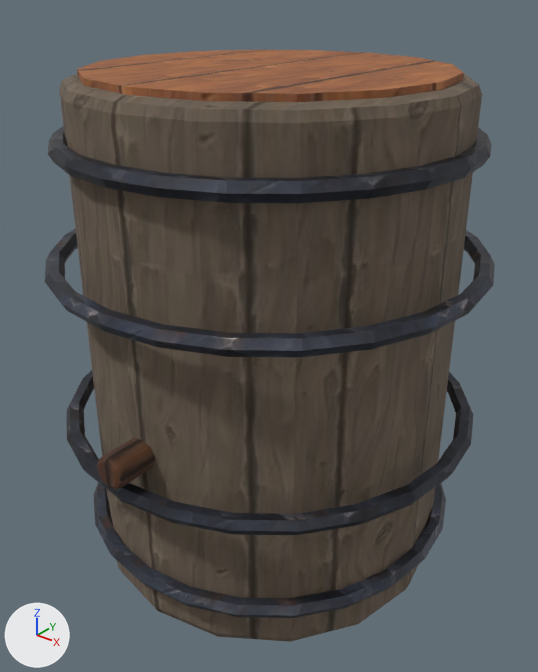
An edit to the glTF model assets/models/build/barrel__plank_mushroom.glb, drawn before and after from the same camera.
Before and after are seen from a camera (50 mm lens) standing at (0.781, -0.978, 1.042) and looking at (0.018, -0.024, 0.45). Every picture has the same lights, and +X, +Y and +Z are marked at lower left. The first picture is the older version. Vertices at exactly the same position are counted once.

The first picture shows 'model'.
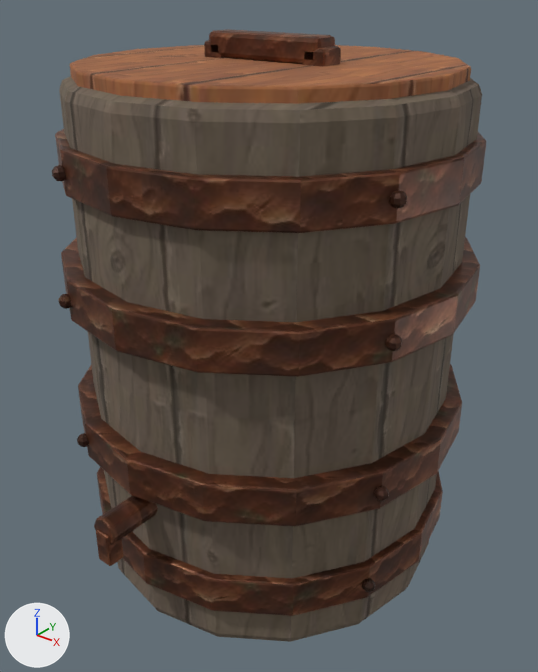
Boxes [x1, y1, x2, y2] around the edits, measured in the pictures (538 x 672 px):
'model', reshaped: before [45, 50, 495, 642]; after [52, 29, 486, 642]
part 1 of me_cylinder_002, added: after [362, 578, 375, 592]
part 2 of me_cylinder_002, added: after [374, 486, 389, 501]
part 3 of me_cylinder_002, added: after [77, 433, 89, 447]
part 4 of me_cylinder_002, added: after [386, 334, 402, 351]
part 5 of me_cylinder_002, added: after [58, 294, 71, 309]
part 6 of me_cylinder_002, added: after [389, 190, 407, 209]
part 7 of me_cylinder_002, added: after [52, 165, 66, 181]
part 8 of me_cylinder_002, rebuilt: before [67, 370, 473, 535]; after [78, 364, 462, 526]
part 9 of me_cylinder_002, rebuilt (7% narrower, 8% taller): before [45, 228, 495, 357]; after [61, 237, 480, 377]
part 10 of me_cylinder_002, rebuilt (35% taller): before [48, 126, 492, 203]; after [55, 129, 486, 233]
part 11 of me_cylinder_002, rebuilt (9% taller): before [94, 482, 446, 618]; after [97, 467, 443, 616]
part 12 of me_cylinder_002, rebuilt (13% taller): before [77, 50, 464, 102]; after [70, 45, 471, 104]
part 13 of me_cylinder_002, added (brown): after [94, 496, 158, 545]
part 14 of me_cylinder_002, added (brown): after [96, 530, 123, 566]
part 15 of me_cylinder_002, added (brown): after [209, 29, 335, 64]
part 16 of me_cylinder_002, added (mostly hidden): after [204, 40, 224, 58]
part 17 of me_cylinder_002, added (brown): after [303, 46, 341, 66]
part 18 of me_cylinder_002, deleted (brown): before [97, 438, 155, 489]
part 19 of me_cylinder_002, surface changed: [63, 76, 479, 640] in both

Patch to the scene script:
```diff
--- a/assets/models/build/barrel__plank_mushroom.glb.py
+++ b/assets/models/build/barrel__plank_mushroom.glb.py
@@ me_cylinder_002 @@
-me_cylinder_002.from_pydata(...)  # 816 vertices, 1620 faces; spans x -0.386..0.386, y -0.4..0.386, z 0.0..0.91
-me_cylinder_002.materials.append(mat_wood_dark)  # picture img_wood_dark
+me_cylinder_002.from_pydata(...)  # 1456 vertices, 2804 faces; spans x -0.359..0.359, y -0.425..0.359, z 0.0..0.96
+# me_cylinder_002 part 1: a new loose piece, a UV sphere (8 segments, 5 rings, poles along z) spanning x 0.31..0.333, y -0.147..-0.124, z 0.108..0.132, in mat_copper_dark (picture img_copper_dark)
+# me_cylinder_002 part 2: a new loose piece, a UV sphere (8 segments, 5 rings, poles along z) spanning x 0.323..0.346, y -0.153..-0.13, z 0.308..0.332, in mat_copper_dark (picture img_copper_dark)
+# me_cylinder_002 part 3: a new loose piece, a UV sphere (8 segments, 5 rings, poles along z) spanning x -0.153..-0.13, y -0.346..-0.323, z 0.308..0.332, in mat_copper_dark (picture img_copper_dark)
+# me_cylinder_002 part 4: a new loose piece, a UV sphere (8 segments, 5 rings, poles along z) spanning x 0.323..0.346, y -0.153..-0.13, z 0.568..0.592, in mat_copper_dark (picture img_copper_dark)
+# me_cylinder_002 part 5: a new loose piece, a UV sphere (8 segments, 5 rings, poles along z) spanning x -0.153..-0.13, y -0.346..-0.323, z 0.568..0.592, in mat_copper_dark (picture img_copper_dark)
+# me_cylinder_002 part 6: a new loose piece, a UV sphere (8 segments, 5 rings, poles along z) spanning x 0.31..0.333, y -0.147..-0.124, z 0.768..0.792, in mat_copper_dark (picture img_copper_dark)
+# me_cylinder_002 part 7: a new loose piece, a UV sphere (8 segments, 5 rings, poles along z) spanning x -0.147..-0.124, y -0.333..-0.31, z 0.768..0.792, in mat_copper_dark (picture img_copper_dark)
+# me_cylinder_002 part 8: the loose piece of 144 vertices spanning x -0.386..0.386, y -0.386..0.386, z 0.286..0.314 is rebuilt with 96 vertices and now spans x -0.359..0.359, y -0.359..0.359, z 0.285..0.355, in mat_copper_b (picture img_copper_b)
+# me_cylinder_002 part 9: the loose piece of 144 vertices spanning x -0.386..0.386, y -0.386..0.386, z 0.586..0.614 is rebuilt with 96 vertices and now spans x -0.359..0.359, y -0.359..0.359, z 0.545..0.615, in mat_copper_b (picture img_copper_b)
+# me_cylinder_002 part 10: the loose piece of 144 vertices spanning x -0.356..0.356, y -0.356..0.356, z 0.786..0.814 is rebuilt with 96 vertices and now spans x -0.345..0.345, y -0.345..0.345, z 0.745..0.815, in mat_copper_b (picture img_copper_b)
+# me_cylinder_002 part 11: the loose piece of 144 vertices spanning x -0.356..0.356, y -0.356..0.356, z 0.086..0.114 is rebuilt with 96 vertices and now spans x -0.345..0.345, y -0.345..0.345, z 0.085..0.155, in mat_copper_b (picture img_copper_b)
+# me_cylinder_002 part 12: the loose piece of 32 vertices spanning x -0.3..0.3, y -0.3..0.3, z 0.89..0.91 is rebuilt with 96 vertices and now spans x -0.31..0.31, y -0.31..0.31, z 0.89..0.92
+# me_cylinder_002 part 13: a new loose piece of 112 vertices spanning x -0.024..0.024, y -0.42..-0.32, z 0.226..0.274, in mat_copper_b (picture img_copper_b)
+# me_cylinder_002 part 14: a new loose piece of 56 vertices spanning x -0.015..0.015, y -0.425..-0.395, z 0.19..0.25, in mat_copper_b (picture img_copper_b)
+# me_cylinder_002 part 15: a new loose piece of 56 vertices spanning x -0.11..0.11, y -0.025..0.025, z 0.92..0.96, in mat_copper_b (picture img_copper_b)
+# me_cylinder_002 part 16: a new loose piece of 56 vertices spanning x -0.12..-0.08, y -0.025..0.025, z 0.905..0.945, in mat_copper_b (picture img_copper_b)
+# me_cylinder_002 part 17: a new loose piece of 56 vertices spanning x 0.08..0.12, y -0.025..0.025, z 0.905..0.945, in mat_copper_b (picture img_copper_b)
+# me_cylinder_002 part 18: the loose piece of 112 vertices spanning x -0.028..0.029, y -0.4..-0.32, z 0.321..0.379 is deleted
+# me_cylinder_002 part 19: 188 kept faces spanning x -0.33..0.33, y -0.33..0.33, z 0.0..0.9 get new texture (UV) coordinates
+# other edits to the shape of me_cylinder_002 do not show in these pictures
 me_cylinder_002.materials.append(mat_mushwood_b)
-me_cylinder_002.materials.append(mat_iron_c)  # picture img_iron_c
-me_cylinder_002.materials.append(mat_iron_b)  # picture img_iron_b
-me_cylinder_002.materials.append(mat_iron_a)  # picture img_iron_a
 me_cylinder_002.materials.append(mat_wood_c)
+me_cylinder_002.materials.append(mat_copper_b)  # picture img_copper_b
+me_cylinder_002.materials.append(mat_copper_dark)  # picture img_copper_dark
```
